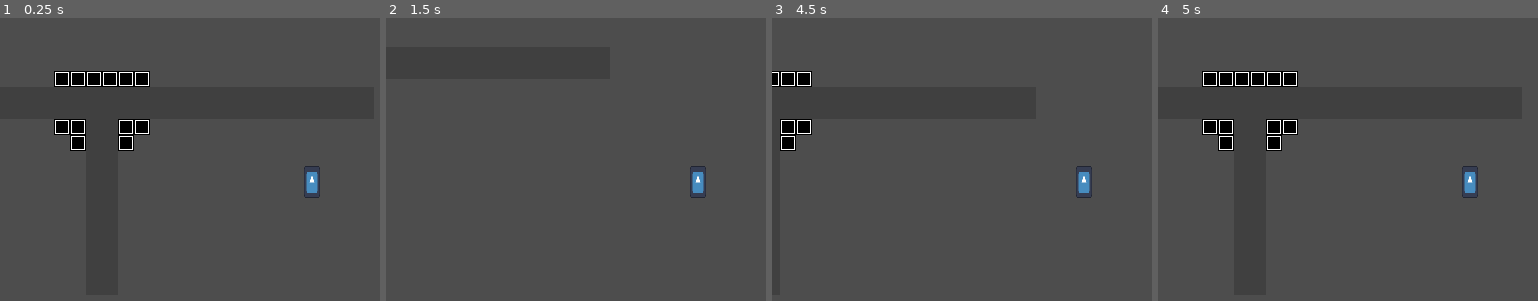
Above: before the commit, frames 1-4 (left to right).
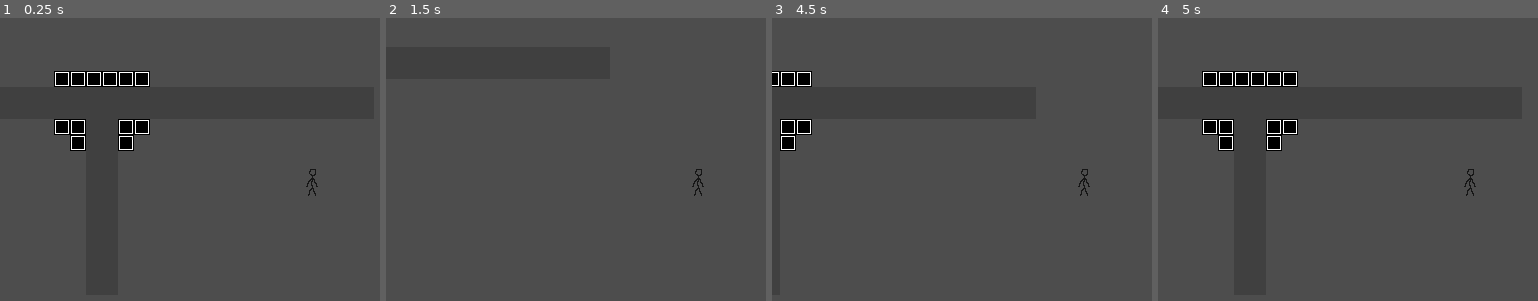
Above: after the commit, the same moments.

Repository: CGaywood/elf-game-2K26
Game: Godot game, scene res://world.tscn
Two runs of this game, one before a commit and one after it. Both use one fixed random seed, a clock stepped at 60 frames per second and the inputs below. The engine's default icon, where the game draws it, is replaced by a stand-in: a white triangle on a blue panel in a dark square.
Inputs:
- Up to frame 1 (0.25 s): no input
- Up to frame 2 (1.5 s): tap Enter at 0.5 s; hold D (right) 0.53-1.28 s; hold S (down) from 1.28 s (still down)
- Up to frame 3 (4.5 s): tap Space at 2, 3.5 s; release S (down) at 2.03 s; hold D (right) 2.03-2.78 s; tap Enter at 2.75, 4.25 s; hold W (up) 2.78-3.53 s; hold A (left) from 3.53 s (still down)
- Up to frame 4 (5 s): keep holding A (left)

The runs differ from the first frame. In frame 1, 0.3% of the frame differs, in the area x 80-85%, y 52-64%; in frame 2, 0.3%; in frame 3, 0.3%; in frame 4, 0.3%.

Commit message:
More small additions
Added some really bad placeholder animations for NPC and player
Added very basic inventory

Diff:
--- /dev/null
+++ b/elf-game/area_trigger.gd
@@ -0,0 +1,9 @@
+extends Area2D
+## Gives the player the option to move to another zone when entered
+
+# This var should be exported, but I'm not yet sure what the type should be
+# Or what exactly it should refer to
+var destination
+
+func _on_area_entered(area: Area2D) -> void:
+	pass # Replace with function body.
--- a/elf-game/area_trigger.tscn
+++ b/elf-game/area_trigger.tscn
@@ -1,9 +1,14 @@
 [gd_scene format=3 uid="uid://03j7xl5p57ur"]
 
+[ext_resource type="Script" uid="uid://dwj6jl3j8hy8y" path="res://area_trigger.gd" id="1_g6xv2"]
+
 [sub_resource type="RectangleShape2D" id="RectangleShape2D_m4nyu"]
-size = Vector2(16, 16)
+size = Vector2(16, 32)
 
 [node name="AreaTrigger" type="Area2D" unique_id=1037223138]
+script = ExtResource("1_g6xv2")
 
 [node name="CollisionShape2D" type="CollisionShape2D" parent="." unique_id=1090712900]
 shape = SubResource("RectangleShape2D_m4nyu")
+
+[connection signal="area_entered" from="." to="." method="_on_area_entered"]
--- a/elf-game/npc/npc.tscn
+++ b/elf-game/npc/npc.tscn
@@ -1,17 +1,80 @@
 [gd_scene format=3 uid="uid://blv01c8txyhxu"]
 
-[ext_resource type="Texture2D" uid="uid://bdj0dnua83qu7" path="res://icon.svg" id="1_ideak"]
+[ext_resource type="Texture2D" uid="uid://d3qqca5wt7j41" path="res://Assets/Placeholder/16x32-charplaceholder.png" id="1_2xp5l"]
+
+[sub_resource type="AtlasTexture" id="AtlasTexture_nhy3c"]
+atlas = ExtResource("1_2xp5l")
+region = Rect2(0, 0, 16, 32)
+
+[sub_resource type="AtlasTexture" id="AtlasTexture_3i1kj"]
+atlas = ExtResource("1_2xp5l")
+region = Rect2(0, 0, 16, 32)
+
+[sub_resource type="AtlasTexture" id="AtlasTexture_o6cys"]
+atlas = ExtResource("1_2xp5l")
+region = Rect2(0, 32, 16, 32)
+
+[sub_resource type="AtlasTexture" id="AtlasTexture_ldo70"]
+atlas = ExtResource("1_2xp5l")
+region = Rect2(0, 32, 16, 32)
+
+[sub_resource type="AtlasTexture" id="AtlasTexture_fnhme"]
+atlas = ExtResource("1_2xp5l")
+region = Rect2(0, 0, 16, 32)
+
+[sub_resource type="SpriteFrames" id="SpriteFrames_uamtn"]
+animations = [{
+"frames": [{
+"duration": 1.0,
+"texture": SubResource("AtlasTexture_nhy3c")
+}],
+"loop": true,
+"name": &"default",
+"speed": 5.0
+}, {
+"frames": [{
+"duration": 1.0,
+"texture": SubResource("AtlasTexture_3i1kj")
+}],
+"loop": true,
+"name": &"idle_dowm",
+"speed": 5.0
+}, {
+"frames": [{
+"duration": 1.0,
+"texture": SubResource("AtlasTexture_o6cys")
+}],
+"loop": true,
+"name": &"idle_left",
+"speed": 5.0
+}, {
+"frames": [{
+"duration": 1.0,
+"texture": SubResource("AtlasTexture_ldo70")
+}],
+"loop": true,
+"name": &"idle_right",
+"speed": 5.0
+}, {
+"frames": [{
+"duration": 1.0,
+"texture": SubResource("AtlasTexture_fnhme")
+}],
+"loop": true,
+"name": &"idle_up",
+"speed": 5.0
+}]
 
 [sub_resource type="RectangleShape2D" id="RectangleShape2D_xxcha"]
 size = Vector2(16, 16)
 
 [node name="NPC" type="CharacterBody2D" unique_id=2008687491]
 
-[node name="Sprite2D" type="Sprite2D" parent="." unique_id=140367091]
-modulate = Color(1, 0.98333335, 0, 1)
-position = Vector2(-4.7683713e-07, -7.9999995)
-scale = Vector2(0.124999985, 0.24999999)
-texture = ExtResource("1_ideak")
+[node name="AnimatedSprite2D" type="AnimatedSprite2D" parent="." unique_id=1218364138]
+self_modulate = Color(0, 7.517879, 18.892157, 1)
+position = Vector2(0, -8)
+sprite_frames = SubResource("SpriteFrames_uamtn")
+animation = &"idle_up"
 
 [node name="CollisionShape2D" type="CollisionShape2D" parent="." unique_id=2136954907]
 shape = SubResource("RectangleShape2D_xxcha")
--- a/elf-game/player.gd
+++ b/elf-game/player.gd
@@ -1,23 +1,30 @@
 extends CharacterBody2D
 
 
+
+var direction
+
 @export var speed:float = 200
-var direction
+
+# ---Player Inventory---
+# This dictionary holds all of the items the player can possibly possess
+# True if the player owns the item
+# False if they don't
+var inventory:Dictionary[String, bool] = {
+	"placeholder_item": false,
+	"placeholder_item2": false
+}
+
 
 # Called when the node enters the scene tree for the first time.
 func _ready() -> void:
 	pass # Replace with function body.
 
 
-# Called every frame. 'delta' is the elapsed time since the previous frame.
-func _process(delta: float) -> void:
-	pass
-
-
 func _physics_process(delta: float) -> void:
 
 	# Player Movement
-	direction = Input.get_vector("left", "right", "up", "down")
+	direction = Input.get_vector("left", "right", "up", "down").normalized()
 	velocity = direction*speed
 
 	move_and_slide()
--- a/elf-game/player.tscn
+++ b/elf-game/player.tscn
@@ -1,7 +1,118 @@
 [gd_scene format=3 uid="uid://cmlmg8ff8c4ii"]
 
 [ext_resource type="Script" uid="uid://dybi31alrsvvo" path="res://player.gd" id="1_onrkg"]
-[ext_resource type="Texture2D" uid="uid://bdj0dnua83qu7" path="res://icon.svg" id="2_i3pqv"]
+[ext_resource type="Texture2D" uid="uid://d3qqca5wt7j41" path="res://Assets/Placeholder/16x32-charplaceholder.png" id="2_onrkg"]
+
+[sub_resource type="AtlasTexture" id="AtlasTexture_i3pqv"]
+atlas = ExtResource("2_onrkg")
+region = Rect2(0, 0, 16, 32)
+
+[sub_resource type="AtlasTexture" id="AtlasTexture_hqtel"]
+atlas = ExtResource("2_onrkg")
+region = Rect2(0, 0, 16, 32)
+
+[sub_resource type="AtlasTexture" id="AtlasTexture_sweqy"]
+atlas = ExtResource("2_onrkg")
+region = Rect2(0, 32, 16, 32)
+
+[sub_resource type="AtlasTexture" id="AtlasTexture_2hs0m"]
+atlas = ExtResource("2_onrkg")
+region = Rect2(0, 32, 16, 32)
+
+[sub_resource type="AtlasTexture" id="AtlasTexture_1jxqw"]
+atlas = ExtResource("2_onrkg")
+region = Rect2(0, 0, 16, 32)
+
+[sub_resource type="AtlasTexture" id="AtlasTexture_dw050"]
+atlas = ExtResource("2_onrkg")
+region = Rect2(0, 0, 16, 32)
+
+[sub_resource type="AtlasTexture" id="AtlasTexture_b26j0"]
+atlas = ExtResource("2_onrkg")
+region = Rect2(0, 32, 16, 32)
+
+[sub_resource type="AtlasTexture" id="AtlasTexture_n7ghd"]
+atlas = ExtResource("2_onrkg")
+region = Rect2(0, 32, 16, 32)
+
+[sub_resource type="AtlasTexture" id="AtlasTexture_nvl01"]
+atlas = ExtResource("2_onrkg")
+region = Rect2(0, 0, 16, 32)
+
+[sub_resource type="SpriteFrames" id="SpriteFrames_onrkg"]
+animations = [{
+"frames": [{
+"duration": 1.0,
+"texture": SubResource("AtlasTexture_i3pqv")
+}],
+"loop": true,
+"name": &"default",
+"speed": 5.0
+}, {
+"frames": [{
+"duration": 1.0,
+"texture": SubResource("AtlasTexture_hqtel")
+}],
+"loop": true,
+"name": &"idle_down",
+"speed": 5.0
+}, {
+"frames": [{
+"duration": 1.0,
+"texture": SubResource("AtlasTexture_sweqy")
+}],
+"loop": true,
+"name": &"idle_left",
+"speed": 5.0
+}, {
+"frames": [{
+"duration": 1.0,
+"texture": SubResource("AtlasTexture_2hs0m")
+}],
+"loop": true,
+"name": &"idle_right",
+"speed": 5.0
+}, {
+"frames": [{
+"duration": 1.0,
+"texture": SubResource("AtlasTexture_1jxqw")
+}],
+"loop": true,
+"name": &"idle_up",
+"speed": 5.0
+}, {
+"frames": [{
+"duration": 1.0,
+"texture": SubResource("AtlasTexture_dw050")
+}],
+"loop": true,
+"name": &"walk_down",
+"speed": 5.0
+}, {
+"frames": [{
+"duration": 1.0,
+"texture": SubResource("AtlasTexture_b26j0")
+}],
+"loop": true,
+"name": &"walk_left",
+"speed": 5.0
+}, {
+"frames": [{
+"duration": 1.0,
+"texture": SubResource("AtlasTexture_n7ghd")
+}],
+"loop": true,
+"name": &"walk_right",
+"speed": 5.0
+}, {
+"frames": [{
+"duration": 1.0,
+"texture": SubResource("AtlasTexture_nvl01")
+}],
+"loop": true,
+"name": &"walk_up",
+"speed": 5.0
+}]
 
 [sub_resource type="RectangleShape2D" id="RectangleShape2D_onrkg"]
 size = Vector2(16, 16)
@@ -10,10 +121,9 @@
 motion_mode = 1
 script = ExtResource("1_onrkg")
 
-[node name="Sprite2D" type="Sprite2D" parent="." unique_id=1265470283]
+[node name="AnimatedSprite2D" type="AnimatedSprite2D" parent="." unique_id=335381376]
 position = Vector2(-8, -16)
-scale = Vector2(0.125, 0.25)
-texture = ExtResource("2_i3pqv")
+sprite_frames = SubResource("SpriteFrames_onrkg")
 
 [node name="CollisionShape2D" type="CollisionShape2D" parent="." unique_id=1506637732]
 position = Vector2(-8, -8)
--- a/elf-game/project.godot
+++ b/elf-game/project.godot
@@ -19,6 +19,7 @@
 
 window/size/viewport_width=640
 window/size/viewport_height=360
+window/size/mode=3
 window/stretch/mode="viewport"
 
 [dotnet]
@@ -58,4 +59,5 @@
 
 [rendering]
 
+textures/canvas_textures/default_texture_filter=0
 rendering_device/driver.windows="d3d12"
--- a/elf-game/world.tscn
+++ b/elf-game/world.tscn
@@ -2,6 +2,7 @@
 
 [ext_resource type="PackedScene" uid="uid://cmlmg8ff8c4ii" path="res://player.tscn" id="1_f3sb7"]
 [ext_resource type="Texture2D" uid="uid://ei04ei5b2du0" path="res://Assets/Placeholder/16x16-envplaceholder.png" id="2_fj7yv"]
+[ext_resource type="PackedScene" uid="uid://03j7xl5p57ur" path="res://area_trigger.tscn" id="3_tlwt5"]
 
 [sub_resource type="TileSetAtlasSource" id="TileSetAtlasSource_tlwt5"]
 texture = ExtResource("2_fj7yv")
@@ -22,3 +23,10 @@
 
 [node name="Player" parent="." unique_id=124079194 instance=ExtResource("1_f3sb7")]
 position = Vector2(554, 255)
+
+[node name="NPCs" type="Node2D" parent="." unique_id=357335669]
+
+[node name="AreaTrigger" parent="." unique_id=1037223138 instance=ExtResource("3_tlwt5")]
+position = Vector2(616, 160)
+
+[editable path="AreaTrigger"]
Binary file added: elf-game/Assets/Placeholder/16x32-charplaceholder.png
Not shown, added: elf-game/Assets/Placeholder/16x32-charplaceholder.png.import
Not shown, added: elf-game/area_trigger.gd.uid
